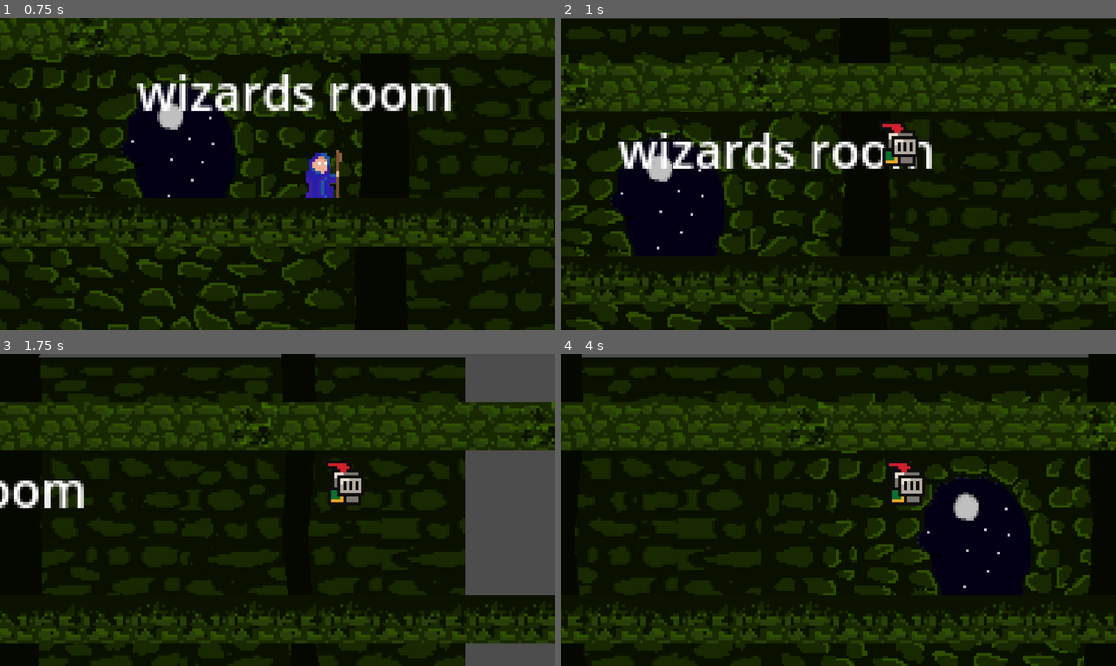
Above: before the commit, frames 1-4 (two rows, left to right).
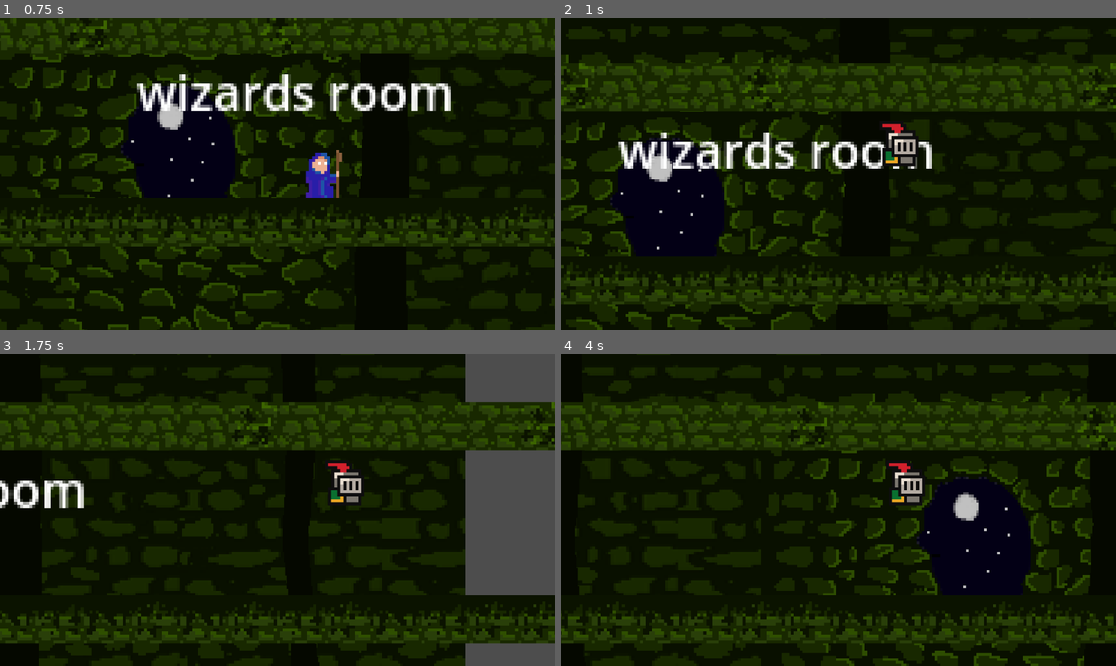
Above: after the commit, the same moments.

Repository: Hogzzz/PSGameJam
Game: Godot game, scene res://scenes/MainScene.tscn
Same seed, same stepped clock (60 frames per second), same inputs: the game is played once before the commit and once after it.
Inputs:
- Up to frame 1 (0.75 s): hold D (move_right) from 0.53 s (still down)
- Up to frame 2 (1 s): keep holding D (move_right); tap Space (jump) at 0.77 s
- Up to frame 3 (1.75 s): keep holding D (move_right); tap Space (jump) at 1.52 s
- Up to frame 4 (4 s): release D (move_right) at 2.03 s; hold A (move_left) 2.03-2.78 s; hold D (move_right) from 2.78 s (still down); tap Space (jump) at 3.02, 3.77 s

Frame 1 is identical in both runs. In frame 2, 0.2% of the frame differs, in the area x 0-100%, y 0-1%; in frame 3, 0.8%; in frame 4, 1.0%, in the area x 3-96%, y 0-2%.

Commit message:
Parallax

Diff:
--- a/scenes/MainScene.tscn
+++ b/scenes/MainScene.tscn
@@ -549,7 +549,7 @@
 position = Vector2(17, -356)
 motion_scale = Vector2(0.9, 0.9)
 motion_offset = Vector2(50, 50)
-motion_mirroring = Vector2(275.08, 0)
+motion_mirroring = Vector2(275.08, 154.665)
 
 [node name="Sprite2D" type="Sprite2D" parent="ParallaxBackground/ParallaxLayer"]
 position = Vector2(2, -7)
@@ -558,7 +558,7 @@
 
 [node name="ParallaxLayer2" type="ParallaxLayer" parent="ParallaxBackground"]
 position = Vector2(16, -360)
-motion_mirroring = Vector2(275.08, 0)
+motion_mirroring = Vector2(275.08, 155.29)
 
 [node name="Sprite2D" type="Sprite2D" parent="ParallaxBackground/ParallaxLayer2"]
 position = Vector2(92, -5)
